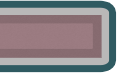
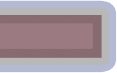
Layers edited between the first and the second 117x73 image:
pixels changed over (0, 0, 117, 73) (layer not identified)
